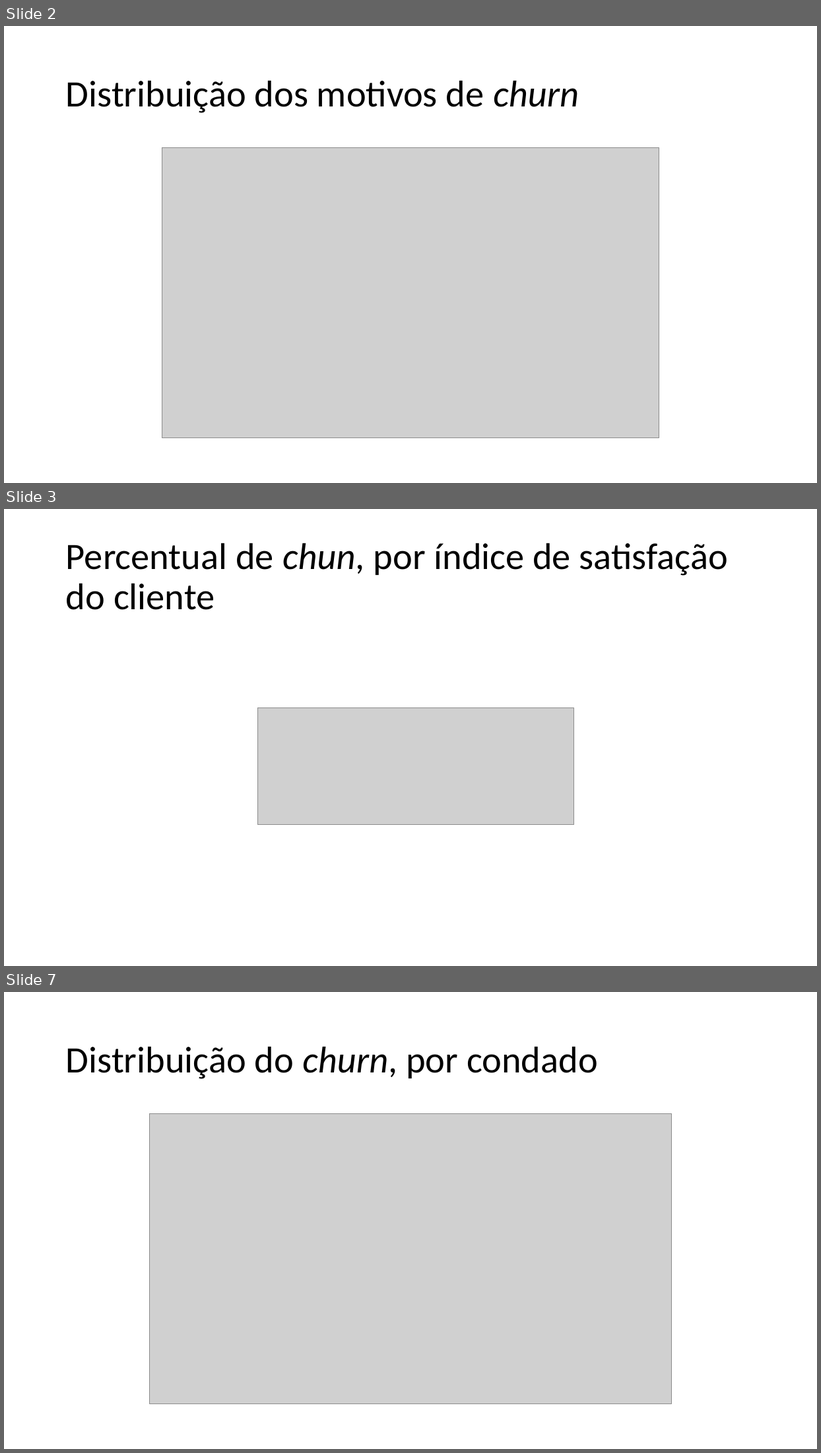
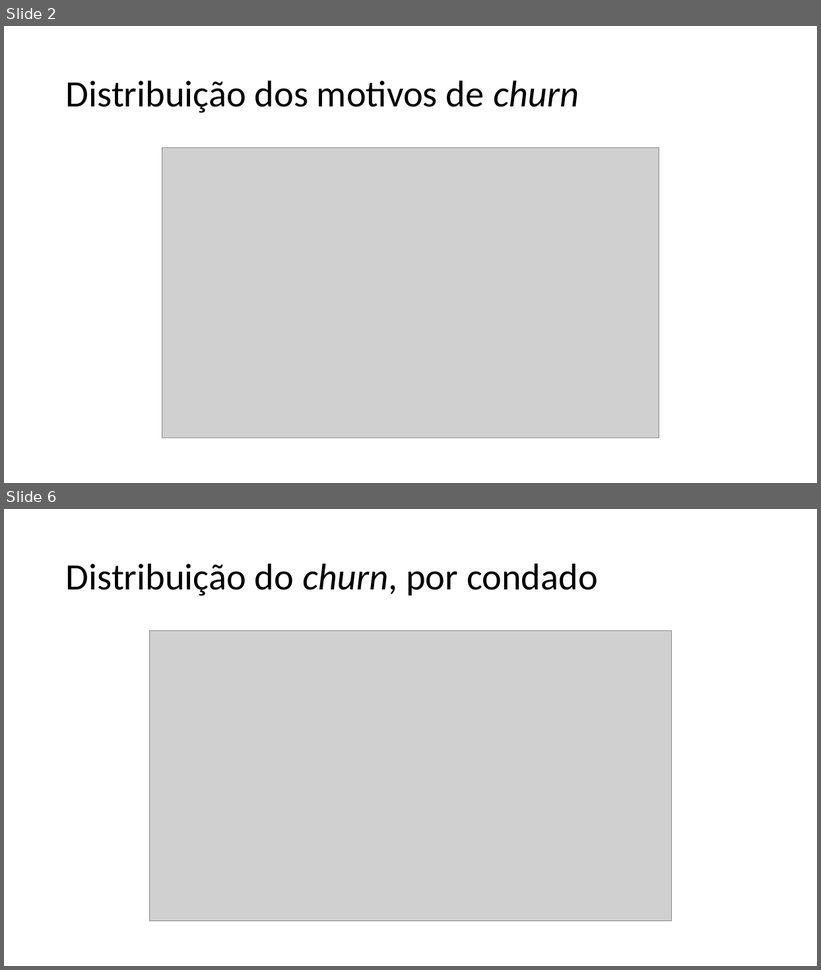
Before and after one commit to franzmonteiro/new_telco_churn, a slide deck: apresentacao.pptx. Shown one above the other, each under a label of ours: slides 2, 3 and 7 before the commit, slides 2 and 6 after it; the slides between them are not shown. The pictures are 821x1453 and 821x970 pixels, drawn with LibreOffice and Linux fonts; fonts in the diff are those of the drawing; grey boxes stand for pictures; background and template pictures are left out. Boxes give left, top, right and bottom in pixels: in the first picture for what was removed or moved away, otherwise in the second. Text is boxed around its words. In the diff, an @@ line names an element or a change of style, - is before the commit and + after.

```diff
--- a/apresentacao.pptx
+++ b/apresentacao.pptx
@@ slide 3 removed at (4,509,817,966), background picture (left out) @@
@@ title removed at (66,543,728,610) @@
-Percentual de chun, por índice de satisfação do cliente
@@ picture removed at (257,708,574,826) @@
@@ what was slide 7 is now slide 6 @@
```
Also in this commit, not shown: 11 slides changed, 3 slides added, 3 other slides removed.
